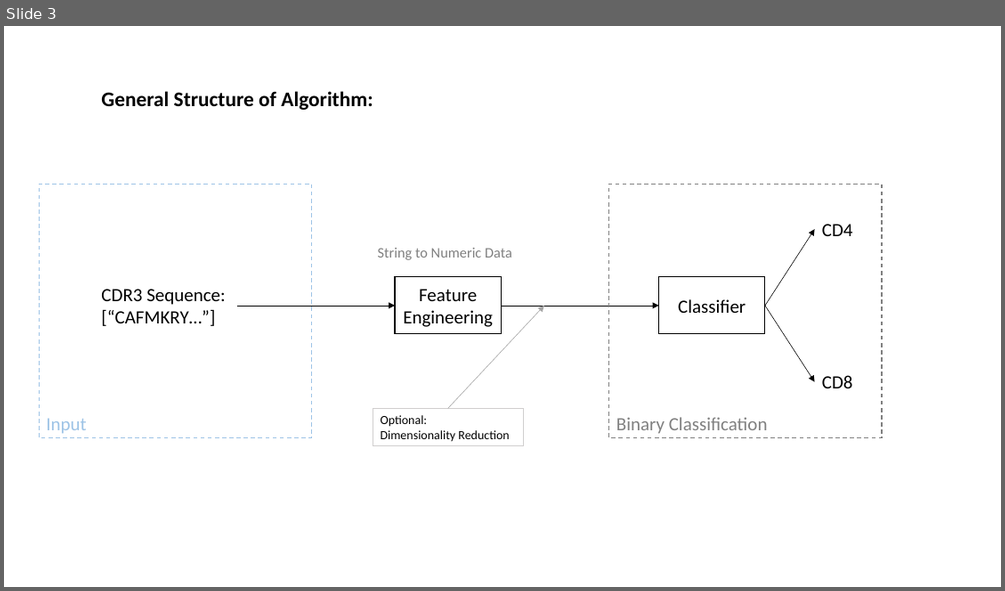
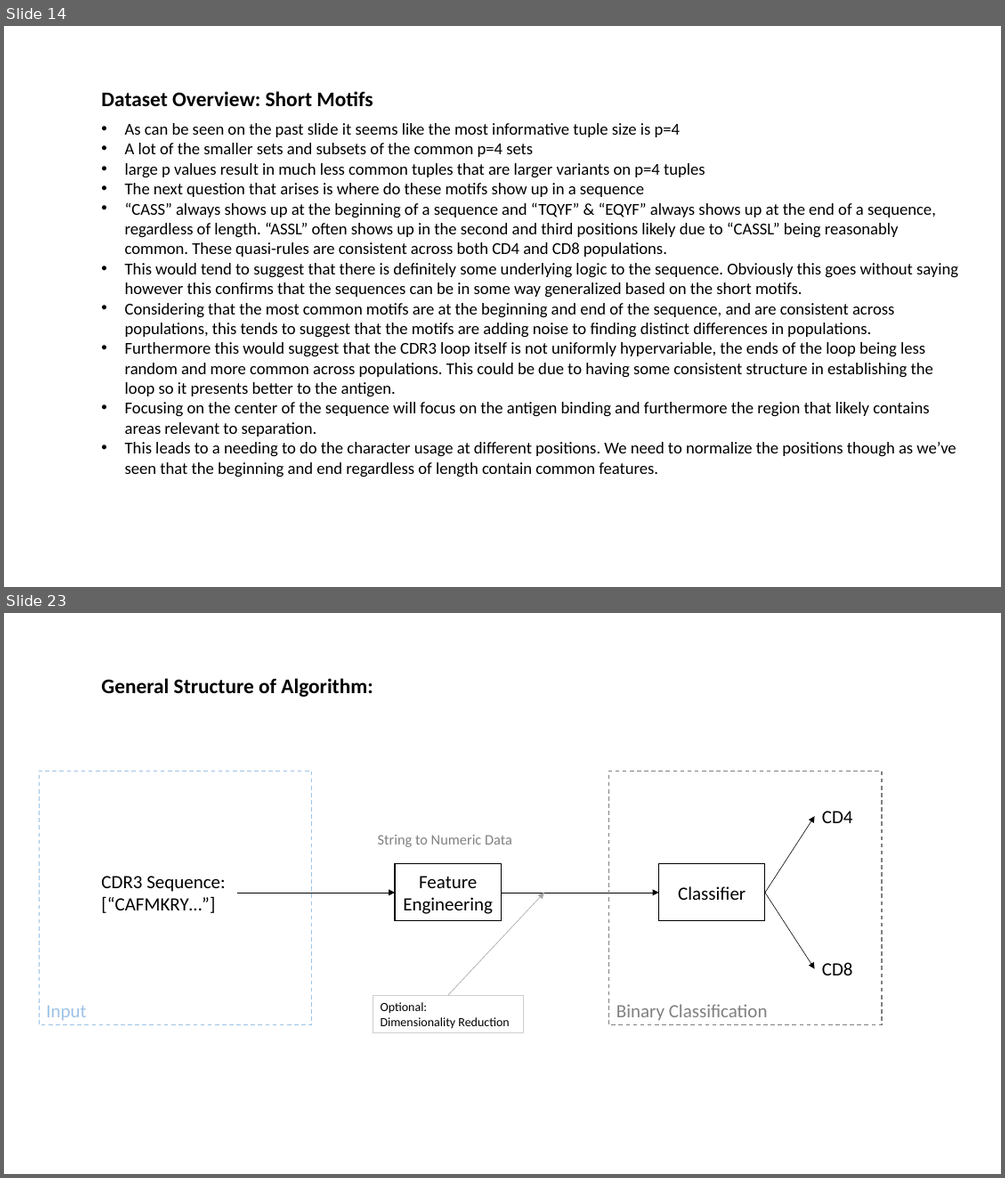
Before and after one commit to innate2adaptive/tcRIP, a slide deck: presentations/algorithm_overview.pptx. Shown one above the other, each under a label of ours: slide 3 before the commit, slides 14 and 23 after it; the slides between them are not shown. The pictures are 1005x591 and 1005x1178 pixels, drawn with LibreOffice and Linux fonts; fonts in the diff are those of the drawing. Boxes give left, top, right and bottom in pixels: in the first picture for what was removed or moved away, otherwise in the second. Text is boxed around its words. In the diff, an @@ line names an element or a change of style, - is before the commit and + after.

```diff
--- a/presentations/algorithm_overview.pptx
+++ b/presentations/algorithm_overview.pptx
@@ slide 14 added at bbox=[4, 26, 1001, 587], background #FFFFFF @@
@@ text added at bbox=[101, 91, 372, 106], 20 pt, text #000000, bold @@
+Dataset Overview: Short Motifs
@@ text added at bbox=[125, 123, 958, 477], 16 pt, text #000000 @@
+• As can be seen on the past slide it seems like the most informative tuple size is p=4
+• A lot of the smaller sets and subsets of the common p=4 sets
+• large p values result in much less common tuples that are larger variants on p=4 tuples
+• The next question that arises is where do these motifs show up in a sequence
+• “CASS” always shows up at the beginning of a sequence and “TQYF” & “EQYF” always shows up at the end of a sequence, regardless of length. “ASSL” often shows up in the second and third positions likely due to “CASSL” being reasonably common. These quasi-rules are consistent across both CD4 and CD8 populations.
+• This would tend to suggest that there is definitely some underlying logic to the sequence. Obviously this goes without saying however this confirms that the sequences can be in some way generalized based on the short motifs.
+• Considering that the most common motifs are at the beginning and end of the sequence, and are consistent across populations, this tends to suggest that the motifs are adding noise to finding distinct differences in populations.
+• Furthermore this would suggest that the CDR3 loop itself is not uniformly hypervariable, the ends of the loop being less random and more common across populations. This could be due to having some consistent structure in establishing the loop so it presents better to the antigen.
+• Focusing on the center of the sequence will focus on the antigen binding and furthermore the region that likely contains areas relevant to separation.
+• This leads to a needing to do the character usage at different positions. We need to normalize the positions though as we’ve seen that the beginning and end regardless of length contain common features.
@@ what was slide 3 is now slide 23 @@
```
Also in this commit, not shown: 5 slides changed, 24 other slides added, 22 other files.
